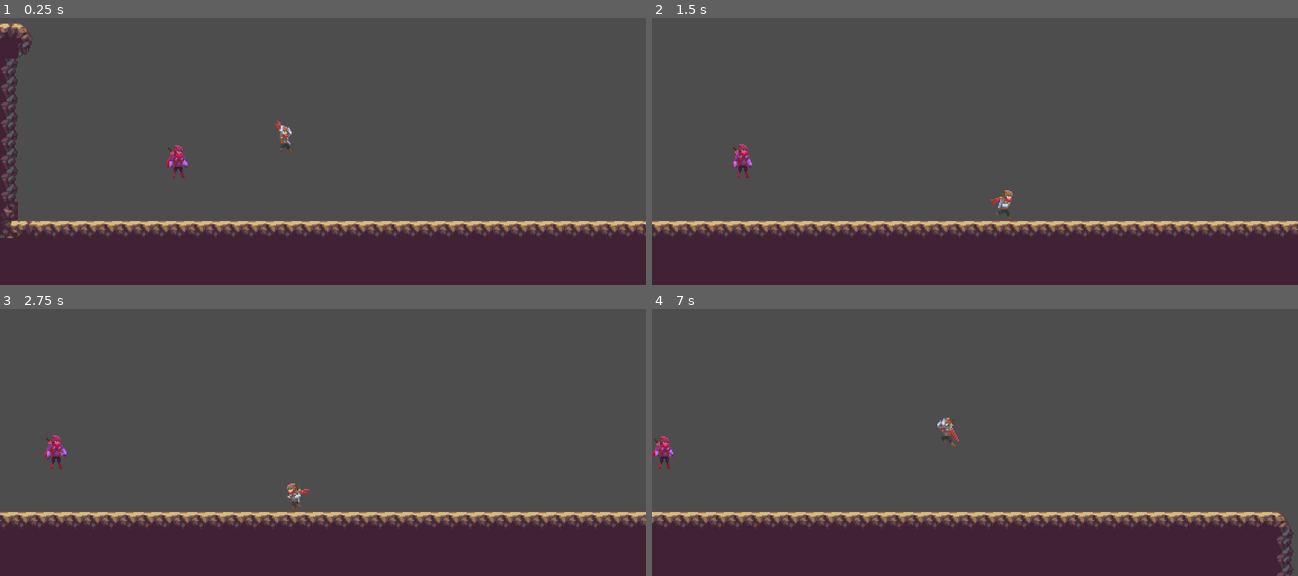
Above: before the commit, frames 1-4 (two rows, left to right).
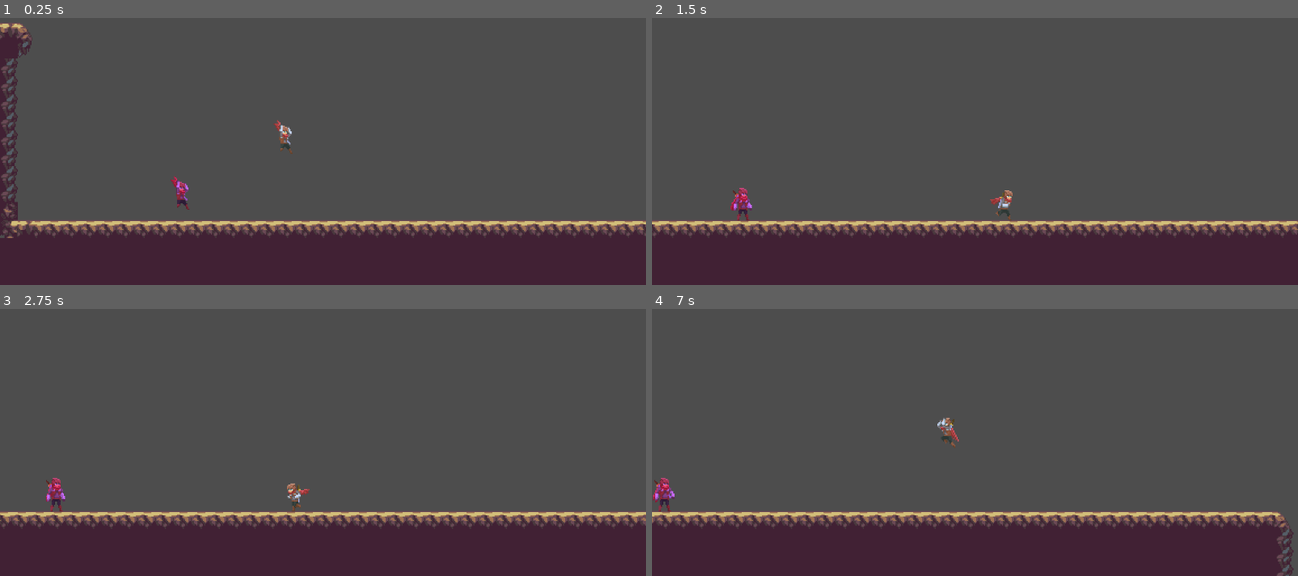
Above: after the commit, the same moments.

Repository: KevinGage/GodotPathfindingTest
Game: Godot game, scene res://world.tscn
The game is run twice, just before and just after one commit, with the same random seed, the same clock (stepped at 60 frames per second) and the same inputs.
Inputs:
- Up to frame 1 (0.25 s): no input
- Up to frame 2 (1.5 s): tap Enter (ui_accept) at 0.5, 0.77 s; hold Right (ui_right) from 0.53 s (still down)
- Up to frame 3 (2.75 s): tap Enter (ui_accept) at 1.52 s; release Right (ui_right) at 2.03 s; hold Left (ui_left) from 2.03 s (still down)
- Up to frame 4 (7 s): release Left (ui_left) at 2.78 s; hold Right (ui_right) 2.78-4.28 s; tap Enter (ui_accept) at 3.02, 3.77, 4.52, 6.02, 6.77 s; hold Left (ui_left) 4.28-5.03 s; hold Right (ui_right) 5.03-5.78 s; hold Left (ui_left) from 5.78 s (still down)

The runs differ from the first frame. In frame 1, 0.4% of the frame differs, in the area x 25-30%, y 47-72%; in frame 2, 0.4%; in frame 3, 0.5%, in the area x 6-11%, y 47-76%; in frame 4, 0.4%.

Commit message:
started adding basic following logic

Diff:
--- a/scenes/follower/follower.gd
+++ b/scenes/follower/follower.gd
@@ -1,11 +1,71 @@
 extends CharacterBody2D
 
+@export var movement_target: CharacterBody2D
+@export var navigation_agent: NavigationAgent2D
+
 var anim: AnimationPlayer
+var is_collectable: bool
+const SPEED: float = 150.0
+const JUMP_VELOCITY: float = -350.0
+
+
+# Get the gravity from the project settings to be synced with RigidBody nodes.
+var gravity = ProjectSettings.get_setting("physics/2d/default_gravity")
 
 # Called when the node enters the scene tree for the first time.
 func _ready():
 	anim = $AnimationPlayer
+	is_collectable = true
+
+	navigation_agent.path_desired_distance = 32.0
+	navigation_agent.target_desired_distance = 4.0
+
+	call_deferred("actor_setup")
 
 
+func actor_setup():
+	await get_tree().physics_frame
+
 func _physics_process(delta):
-	anim.play("player_idle")
+	if movement_target != null:
+		navigation_agent.target_position = movement_target.position
+
+		if navigation_agent.is_navigation_finished() == false:
+			var current_agent_position: Vector2 = global_position
+			var next_path_position: Vector2 = navigation_agent.get_next_path_position()
+			var distance = (next_path_position - global_position).normalized()
+
+			print(distance)
+
+			if distance.x < 0:
+				velocity.x = -1 * SPEED
+				$Sprite2D.flip_h = true
+				anim.play("player_run")
+			elif  distance.x > 0:
+				velocity.x = SPEED
+				$Sprite2D.flip_h = false
+				anim.play("player_run")
+		else:
+			velocity.x = 0
+
+
+	# Add the gravity.
+	if not is_on_floor():
+		velocity.y += gravity * delta
+	else:
+		if velocity.x == 0:
+			anim.play("player_idle")
+
+	if velocity.y > 0:
+		anim.play("player_fall")
+	elif velocity.y < 0:
+		anim.play("player_jump")
+
+	move_and_slide()
+
+
+func _on_area_2d_body_entered(body):
+	if is_collectable:
+		print("collected")
+		movement_target = body
+		is_collectable = false
--- a/scenes/follower/follower.tscn
+++ b/scenes/follower/follower.tscn
@@ -95,10 +95,14 @@
 "player_run": SubResource("Animation_m7h4r")
 }
 
-[node name="Follower" type="CharacterBody2D"]
+[sub_resource type="RectangleShape2D" id="RectangleShape2D_kebg4"]
+size = Vector2(17, 28)
+
+[node name="Follower" type="CharacterBody2D" node_paths=PackedStringArray("navigation_agent")]
 collision_layer = 4
 collision_mask = 2
 script = ExtResource("1_ibpg5")
+navigation_agent = NodePath("NavigationAgent2D")
 
 [node name="Sprite2D" type="Sprite2D" parent="."]
 modulate = Color(1, 0.490196, 1, 1)
@@ -116,3 +120,13 @@
 libraries = {
 "": SubResource("AnimationLibrary_x5mox")
 }
+
+[node name="Area2D" type="Area2D" parent="."]
+collision_layer = 8
+
+[node name="CollisionShape2D" type="CollisionShape2D" parent="Area2D"]
+position = Vector2(-0.5, 3)
+shape = SubResource("RectangleShape2D_kebg4")
+
+[connection signal="area_entered" from="Area2D" to="." method="_on_area_2d_area_entered"]
+[connection signal="body_entered" from="Area2D" to="." method="_on_area_2d_body_entered"]
--- a/scenes/player/player.tscn
+++ b/scenes/player/player.tscn
@@ -96,7 +96,7 @@
 }
 
 [node name="Player" type="CharacterBody2D"]
-collision_mask = 2
+collision_mask = 10
 script = ExtResource("1_4nyej")
 
 [node name="Sprite2D" type="Sprite2D" parent="."]
Not shown: 1 places in scenes/follower/follower.tscn that only renumber resources
